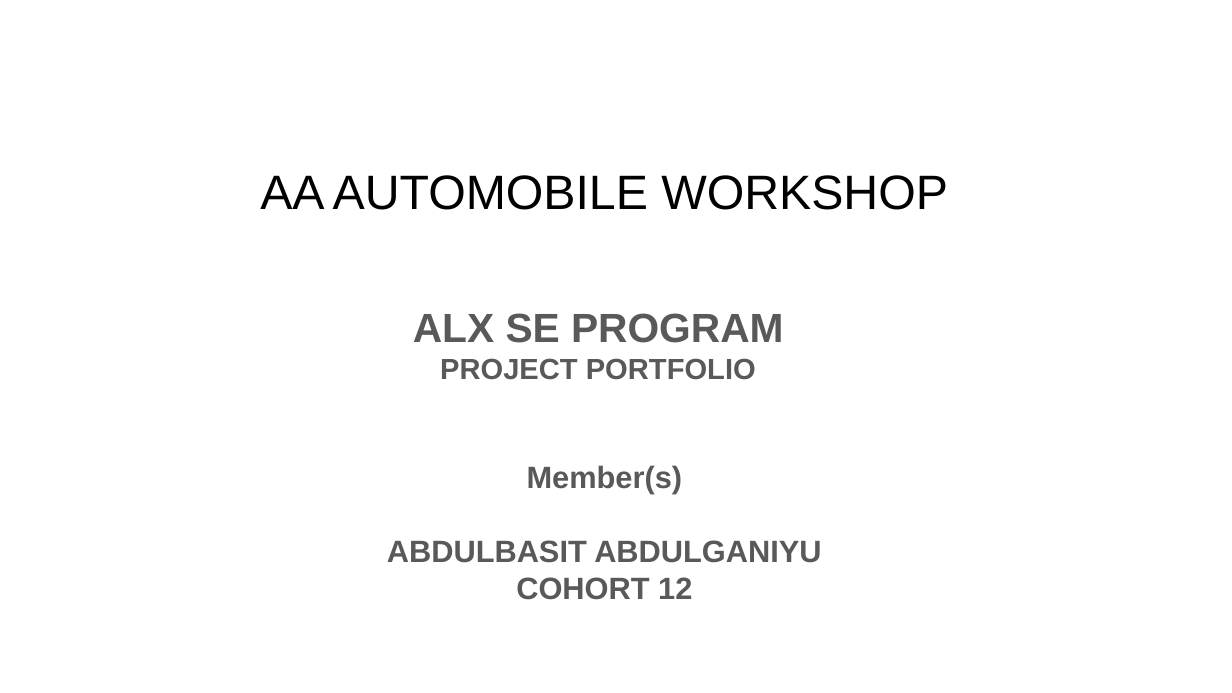
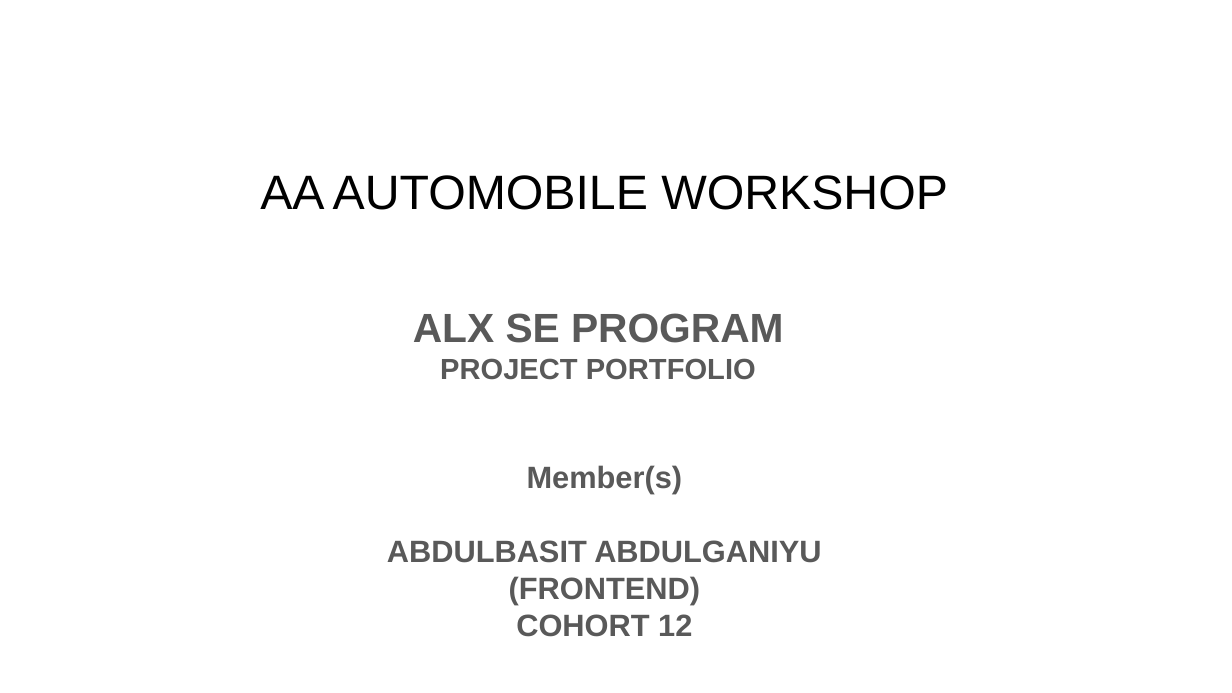
Before and after one commit to lanre2nite/aa-automobile_workshop, a slide deck: slide 1 of Presentation-Slide.pptx. Drawn at 1232x693 pixels with LibreOffice and Linux fonts; fonts in the diff are those of the drawing. Boxes give left, top, right and bottom in pixels: in the first picture for what was removed or moved away, otherwise in the second. Text is boxed around its words. In the diff, an @@ line names an element or a change of style, - is before the commit and + after.

```diff
--- a/Presentation-Slide.pptx
+++ b/Presentation-Slide.pptx
@@ text at (x1=509, y1=576, x2=700, y2=605): paragraph added @@
+(FRONTEND)
```
Also in this commit, not shown: 3 other slides changed, 2 slides added, 4 other files.
